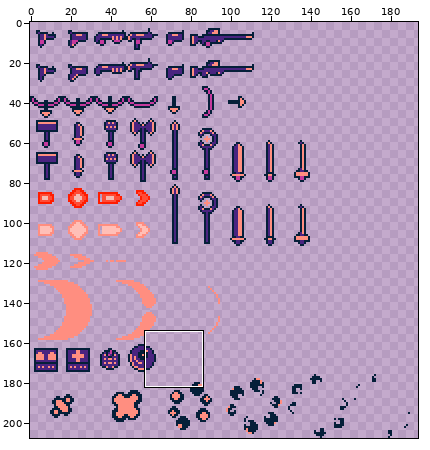
Sprite sheet: assets/textures/spritesheets/weapons.png. Above, an overview of the earlier version with the close-up marked.
Close-up. First the earlier version:
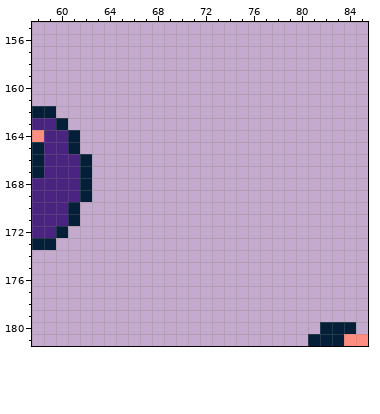
The file is 256x208 pixels. Colours within 5 levels of each other are drawn and written as one. Shown: x 58..85, y 155..181. The wide view leaves out empty margins.
The same view after the edit:
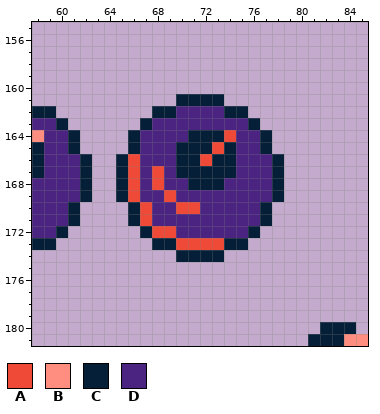
Palette (. is transparent): A #ef4a37  B #ff8e80  C #051f39  D #4a2480
Change:
y 161: x 70..73 .... -> CCCC
y 162: x 68..75 ........ -> CCDDDDCC
y 163: x 67..76 .......... -> CDDDDDDDDC
y 164: x 66..77 ............ -> CDDDDCCCADDC
y 165: x 66..77 ............ -> CDDDCCCACDDC
y 166: x 65..78 .............. -> CADDDCCACCDDDC
y 167: x 65..78 .............. -> CADADCCCCCDDDC
y 168: x 65..78 .............. -> CADADDCCCDDDDC
y 169: x 65..78 .............. -> CADDADDDDDDDDC
y 170: x 66..77 ............ -> CADDAADDDDDC
y 171: x 66..77 ............ -> CADDDDDDDDDC
y 172: x 67..76 .......... -> CAADDDDDDC
y 173: x 68..75 ........ -> CCAAAACC
y 174: x 70..73 .... -> CCCC
Pixel boxes of the changes (left, top, right, bottom) in both close-ups:
added: (116, 94, 284, 262)
